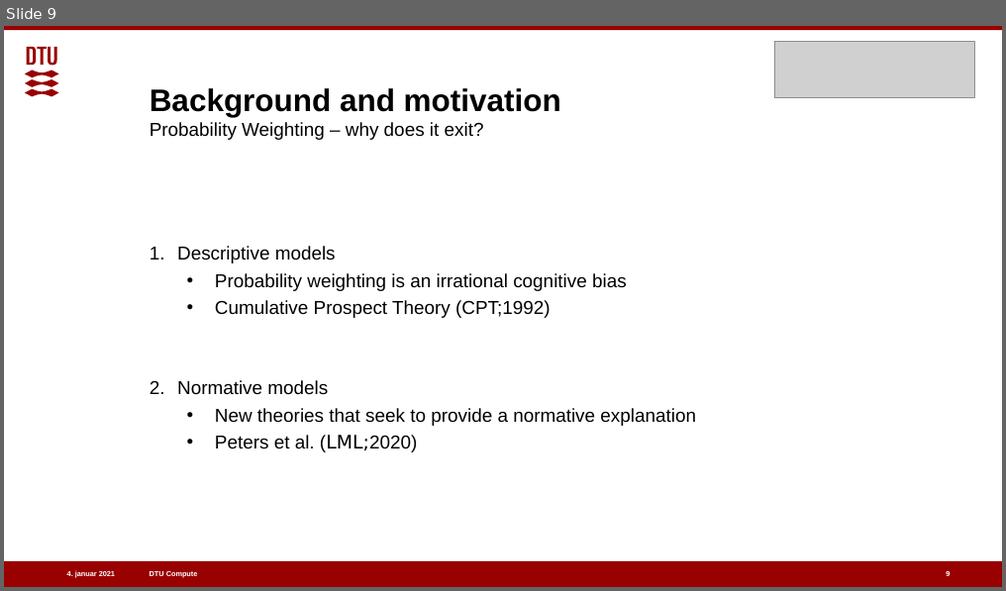
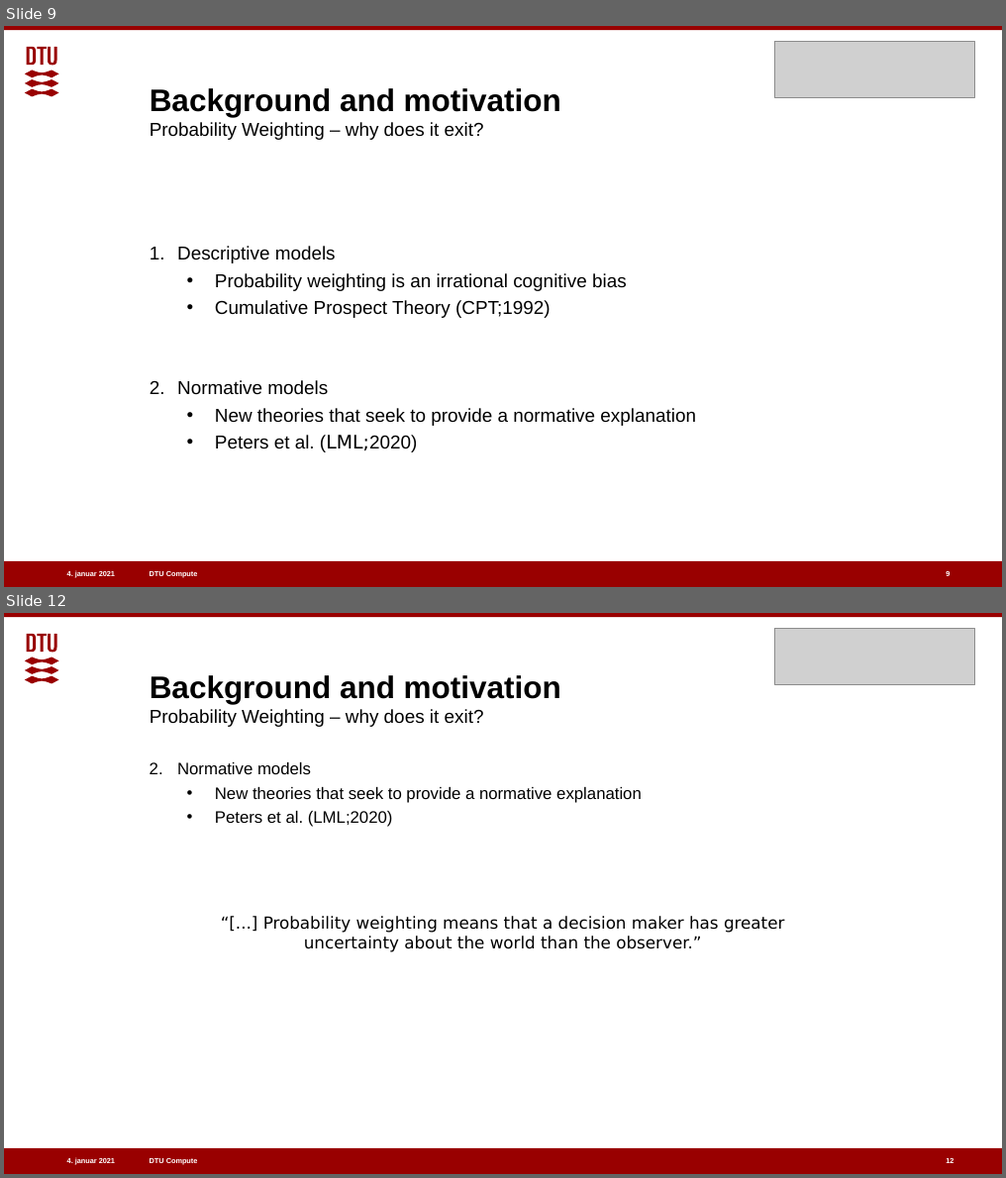
Before and after one commit to benj1003/Comparing-normative-and-descriptive-models-of-probability-weighting, a slide deck: Presentations/Oral defence 07-01-2021.pptx. Shown one above the other, each under a label of ours: slide 9 before the commit, slides 9 and 12 after it; the slides between them are not shown. The pictures are 1006x591 and 1006x1178 pixels, drawn with LibreOffice and Linux fonts; fonts in the diff are those of the drawing; grey boxes stand for pictures. Boxes give left, top, right and bottom in pixels: in the first picture for what was removed or moved away, otherwise in the second. Text is boxed around its words. In the diff, an @@ line names an element or a change of style, - is before the commit and + after.

```diff
--- a/Presentations/Oral defence 07-01-2021.pptx
+++ b/Presentations/Oral defence 07-01-2021.pptx
@@ slide 12 added at [4,613,1002,1174], background #FFFFFF; not listed: 5 template elements that a slide beside it also shows @@
@@ picture added at [774,629,975,685] @@
@@ title added at [150,675,561,727], 18 pt, text #000000 @@
+Background and motivation
+Probability Weighting – why does it exit?
@@ text added at [177,762,642,827], 16 pt, text #000000 @@
+2. Normative models
+  • New theories that seek to provide a normative explanation
+  • Peters et al. (LML;2020)
@@ text added at [263,916,784,953], 16 pt, text #000000 @@
+“[...] Probability weighting means that a decision maker has greater uncertainty about the world than the observer.”
@@ page number added at [945,1158,953,1163], 7 pt, text #FFFFFF, bold @@
+12
```
Also in this commit, not shown: 6 slides changed, 15 other slides added.
